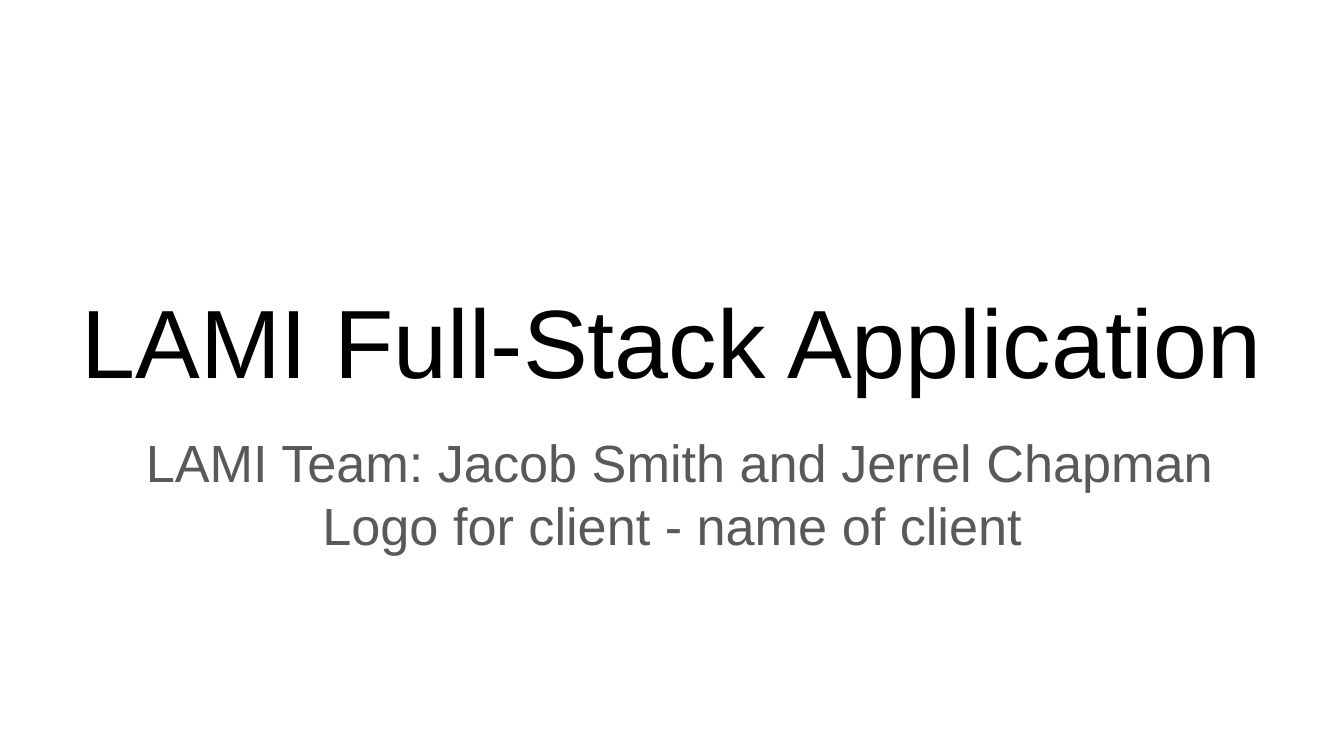
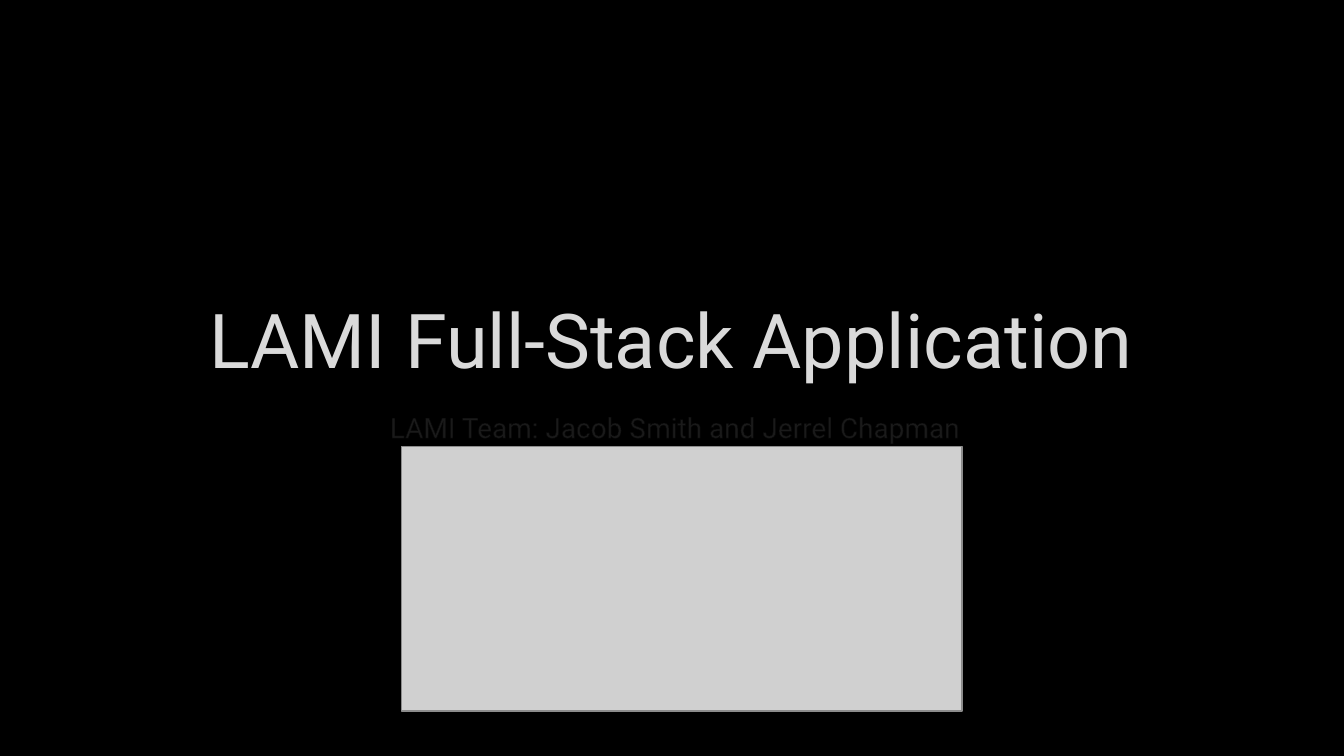
Before and after one commit to WSUCptSCapstone-Fall2022Spring2023/lami-fullstackapp, a slide deck: slide 1 of In-Class Presentation Outline.pptx. Drawn at 1344x756 pixels with LibreOffice and Linux fonts; fonts in the diff are those of the drawing; grey boxes stand for pictures; background and template pictures are left out. Boxes give left, top, right and bottom in pixels: in the first picture for what was removed or moved away, otherwise in the second. Text is boxed around its words. In the diff, an @@ line names an element or a change of style, - is before the commit and + after.

```diff
--- a/In-Class Presentation Outline.pptx
+++ b/In-Class Presentation Outline.pptx
@@ background #FFFFFF to picture (left out) @@
@@ title "LAMI Full-Stack Application": place and size @@
-title "LAMI Full-Stack Application" at (82, 307, 1261, 395)
+title "LAMI Full-Stack Application" at (209, 311, 1133, 384)
@@ title "LAMI Full-Stack Application" at (209, 311, 1133, 384): size 52 to 40.5 pt, font Arial to Roboto, text colour #000000 to #DADADA, letter outline none to #404040 0.75 pt @@
@@ subtitle "LAMI Team: Jacob Smith and ...": place and size @@
-subtitle "LAMI Team: Jacob Smith and ..." at (146, 444, 1212, 555)
+subtitle "LAMI Team: Jacob Smith and ..." at (390, 409, 960, 446)
@@ subtitle "LAMI Team: Jacob Smith and ..." at (390, 409, 960, 446): size 28 to 15 pt, font Arial to Roboto, text colour #595959 to #FFFFFF, letter outline none to #404040 0.75 pt @@
@@ picture added at (402, 446, 962, 711) @@
@@ subtitle at (322, 507, 1022, 555): paragraph removed @@
-Logo for client - name of client
```
Also in this commit, not shown: 2 other slides changed, 2 slides added, 2 slides removed.
